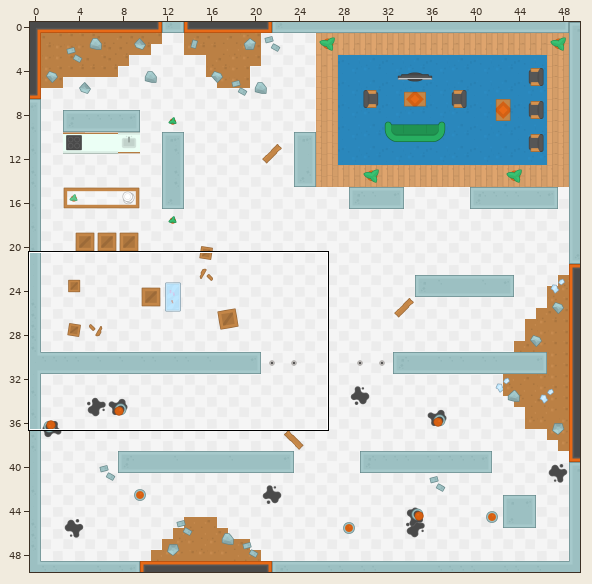
One commit to this Tiled map (JSON): BrainsteinServer/Brainstein/src/main/resources/static/assets/tilemaps/laboratorio.json. The picture above shows the old version from afar; the outline marks the close-up.
Close-up. Earlier state:
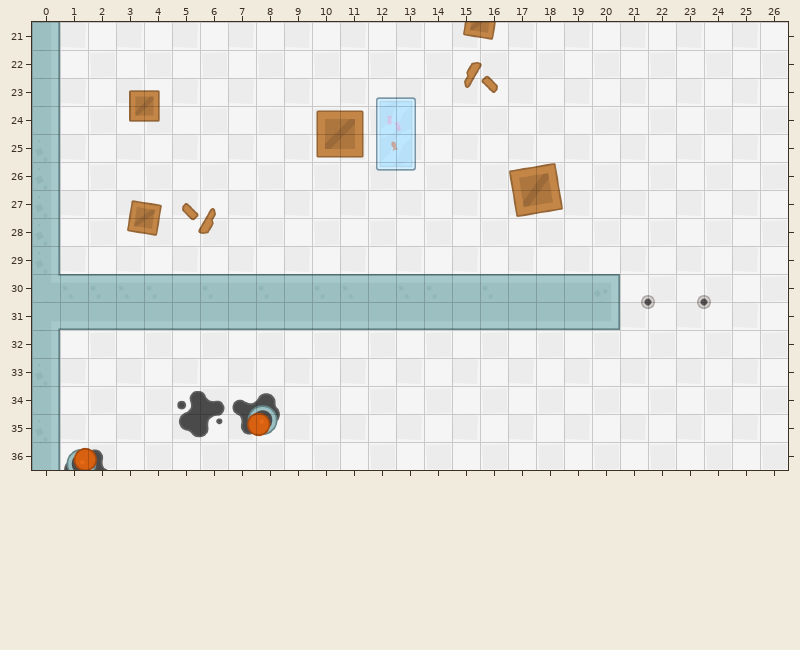
Cells are 64x64 px. Shown: x 0..26, y 21..36. The commit also changed other parts of the map, which this record leaves out.
The same view after the edit:
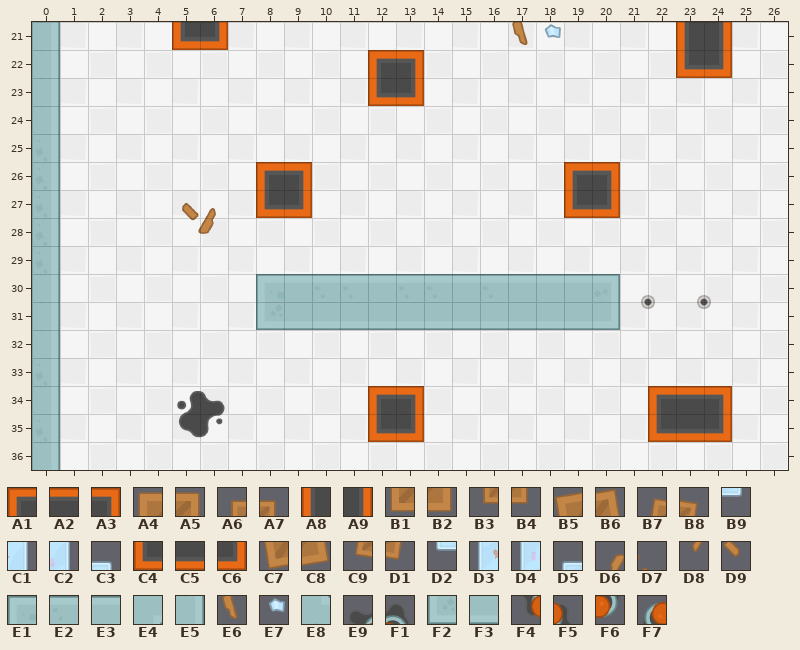
Key: from "tilesheet_complete_2X": A1 446, A2 447, A3 449, A4 472, A5 473, A6 474, A7 475, A8 500, A9 503, B1 526, B2 527, B3 528, B4 529, B5 580, B6 581, B7 582, B8 583, B9 586 flipped on the other diagonal, C1 587 flipped on the other diagonal, C2 588 flipped on the other diagonal, C3 589 flipped on the other diagonal, C4 608, C5 609, C6 611, C7 634, C8 635, C9 636, D1 637, D2 640 flipped on the other diagonal, D3 641 flipped on the other diagonal, D4 642 flipped on the other diagonal, D5 643 flipped on the other diagonal, D6 1016, D7 1017, D8 1070, D9 1071, E1 1094, E2 1095, E3 1096, E4 1135, E5 1151, E6 1178, E7 1179, E8 1189, E9 1230, F1 1231, F2 1256, F3 1257, F4 1284, F5 1284 turned 180, F6 1285, F7 1285 turned 180.
__ is an empty cell, .. an unchanged one.
From old to new:
--- layer "backgroundLayer2"
@@ x 15..18 @@
-21 .. .. __ __
-22 D6 D7 .. ..
-23 D8 D9 .. ..
+21 .. .. E6 E7
+22 __ __ .. ..
+23 __ __ .. ..
--- layer "collisionLayer"
@@ x 3..24 @@
-21 .. .. __ __ .. .. .. .. .. .. .. .. C9 D1 .. .. .. .. .. .. __ __
-22 .. .. .. .. .. .. .. .. .. __ __ .. .. .. .. .. .. .. .. .. __ __
-23 A6 A7 .. .. .. .. .. .. .. D5 C3 .. .. .. .. .. .. .. .. .. .. ..
-24 B3 B4 .. .. .. .. .. A4 A5 D4 C2 .. .. .. .. .. .. .. .. .. .. ..
-25 .. .. .. .. .. .. .. B1 B2 D3 C1 .. .. .. .. .. .. .. .. .. .. ..
-26 .. .. .. .. .. __ __ .. .. D2 B9 .. .. .. B5 B6 __ __ .. .. .. ..
-27 B7 B8 .. .. .. __ __ .. .. .. .. .. .. .. C7 C8 __ __ .. .. .. ..
-28 C9 D1 .. .. .. .. .. .. .. .. .. .. .. .. .. .. .. .. .. .. .. ..
+21 .. .. C4 C6 .. .. .. .. .. .. .. .. __ __ .. .. .. .. .. .. A8 A9
+22 .. .. .. .. .. .. .. .. .. A1 A3 .. .. .. .. .. .. .. .. .. C4 C6
+23 __ __ .. .. .. .. .. .. .. C4 C6 .. .. .. .. .. .. .. .. .. .. ..
+24 __ __ .. .. .. .. .. __ __ __ __ .. .. .. .. .. .. .. .. .. .. ..
+25 .. .. .. .. .. .. .. __ __ __ __ .. .. .. .. .. .. .. .. .. .. ..
+26 .. .. .. .. .. A1 A3 .. .. __ __ .. .. .. __ __ A1 A3 .. .. .. ..
+27 __ __ .. .. .. C4 C6 .. .. .. .. .. .. .. __ __ C4 C6 .. .. .. ..
+28 __ __ .. .. .. .. .. .. .. .. .. .. .. .. .. .. .. .. .. .. .. ..
@@ x 0..8 @@
-30 E8 E2 E2 E2 E2 E3 E2 E3 E2
-31 E4 F3 F3 F3 F3 F3 F3 F3 F3
+30 E5 __ __ __ __ __ __ __ E1
+31 E5 __ __ __ __ __ __ __ F2
@@ x 1..24 @@
-34 .. .. .. .. .. .. E9 F1 .. .. .. __ __ .. .. .. .. .. .. .. .. __ __ __
-35 .. .. .. .. .. .. F4 F6 .. .. .. __ __ .. .. .. .. .. .. .. .. __ __ __
-36 F7 F5 .. .. .. .. .. .. .. .. .. .. .. .. .. .. .. .. .. .. .. .. .. ..
+34 .. .. .. .. .. .. __ __ .. .. .. A1 A3 .. .. .. .. .. .. .. .. A1 A2 A3
+35 .. .. .. .. .. .. __ __ .. .. .. C4 C6 .. .. .. .. .. .. .. .. C4 C5 C6
+36 __ __ .. .. .. .. .. .. .. .. .. .. .. .. .. .. .. .. .. .. .. .. .. ..
